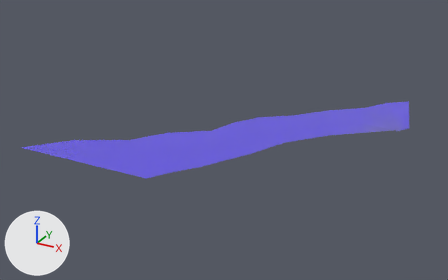
Renders of the FBX model Assets/__features/__egarpon/Escenas/Mapa/SueloModular/agua3.fbx from each side of a commit.
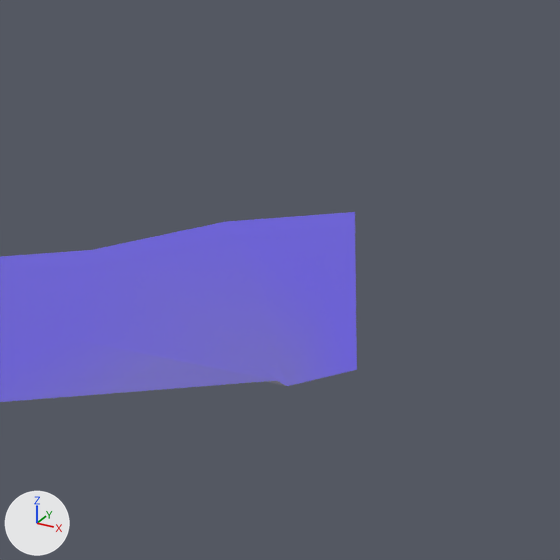
Each version is shown whole from a 50 mm lens placed at (438.4, -112.1, 51.8), pointed at (388.9, -22.1, 6.8), then close up on the part from 78% to 99% of the width and 23% to 58% of the height. Every picture has the same lights, and +X, +Y and +Z are marked at lower left. The first two pictures are the older version.
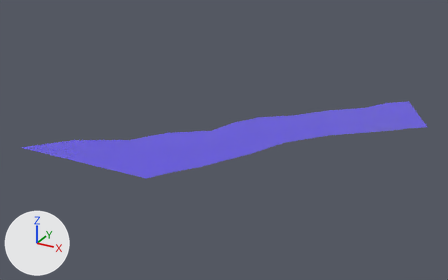
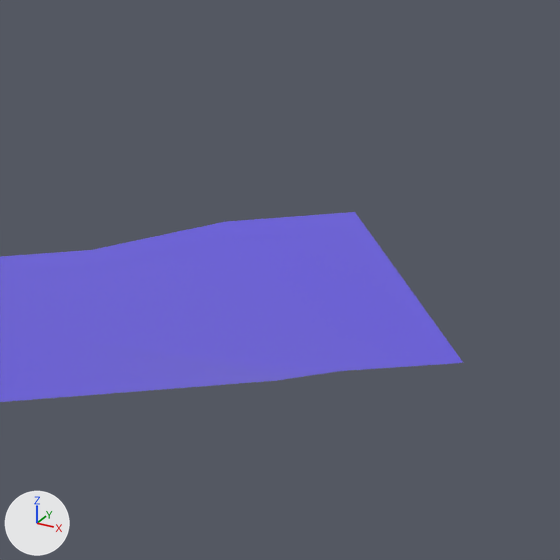
The newer file is also turned or shifted as a whole; pictures and numbers use the older file's frame.

Boxes (x1, y1, x2, y2) around the edits, measured in the close-ups (560 x 560 px; the box of a moved part takes in the faces that stretch with it):
'Cylinder007', reshaped
    before: (0, 212, 357, 402)
    after: (0, 212, 463, 402)
part 1 of me_mesh, moved or reshaped
    before: (163, 213, 357, 386)
    after: (163, 213, 463, 381)

The change in detail:
me_mesh is used by ob_cylinder007; location (338.43, -11.17, 0.0).
me_mesh had 31 vertices, 38 faces and spanned x 25.0..79.4, y -34.8..18.7, z 8.5..9.4.
me_mesh now has 31 vertices, 38 faces and spans x 25.0..82.2, y -34.8..18.7, z 8.5..9.4.
Part 1, on me_mesh:
Vertex 27 of me_mesh moves from (77.9, 2.9, 9.0) at pixel (287, 386) to (79.0, 4.9, 9.0) at pixel (339, 371).
Vertex 28 of me_mesh moves from (79.4, 5.3, 8.9) at pixel (356, 369) to (82.2, 7.5, 8.9) at pixel (463, 362).
